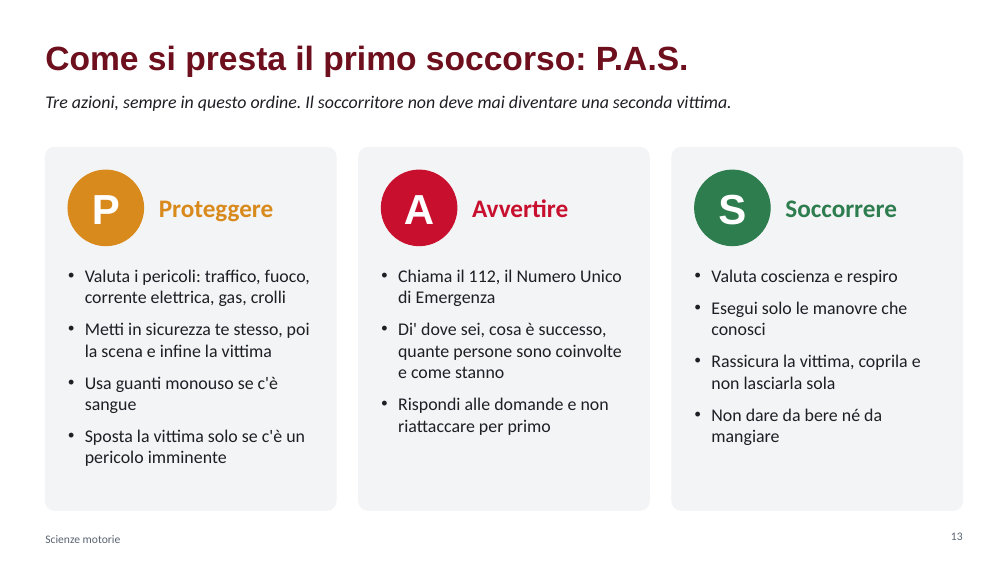
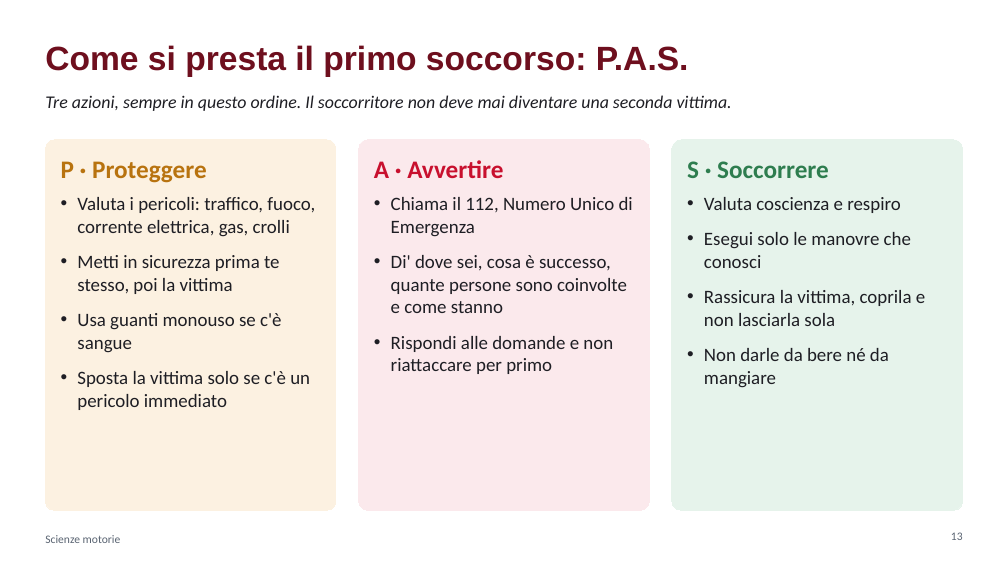
Before and after one commit to krazerrino/ginnastica, a slide deck: slide 13 of Cuore_respiro_e_primo_soccorso.pptx. Drawn at 1008x567 pixels with LibreOffice and Linux fonts; fonts in the diff are those of the drawing. Boxes give left, top, right and bottom in pixels: in the first picture for what was removed or moved away, otherwise in the second. Text is boxed around its words. In the diff, an @@ line names an element or a change of style, - is before the commit and + after.

```diff
--- a/Cuore_respiro_e_primo_soccorso.pptx
+++ b/Cuore_respiro_e_primo_soccorso.pptx
@@ rounded rectangle "P · Proteggere": place and size @@
-rounded rectangle "P · Proteggere" at (45, 147, 336, 510)
+rounded rectangle "P · Proteggere" at (45, 140, 336, 510)
@@ rounded rectangle "P · Proteggere" at (45, 140, 336, 510): fill #F3F4F6 to #FCF1E1; outline #F3F4F6 1 pt to #FCF1E1 0.75 pt @@
@@ rounded rectangle "A · Avvertire": place and size @@
-rounded rectangle "A · Avvertire" at (398, 269, 622, 435)
+rounded rectangle "A · Avvertire" at (358, 140, 649, 510)
@@ rounded rectangle "A · Avvertire" at (358, 140, 649, 510): fill none to #FBE9EC; outline none to #FBE9EC 0.75 pt @@
@@ rounded rectangle removed at (358, 147, 649, 510) @@
@@ rounded rectangle "S · Soccorrere": place and size @@
-rounded rectangle "S · Soccorrere" at (711, 269, 921, 445)
+rounded rectangle "S · Soccorrere" at (672, 140, 963, 510)
@@ rounded rectangle "S · Soccorrere" at (672, 140, 963, 510): fill none to #E6F3EB; outline none to #E6F3EB 0.75 pt @@
@@ rounded rectangle removed at (672, 147, 963, 510) @@
@@ text in rounded rectangle at (61, 161, 315, 410): text added @@
+P · Proteggere
+• Valuta i pericoli: traffico, fuoco, corrente elettrica, gas, crolli
+• Metti in sicurezza prima te stesso, poi la vittima
+• Usa guanti monouso se c'è sangue
+• Sposta la vittima solo se c'è un pericolo immediato
@@ ellipse removed at (68, 170, 144, 246) @@
@@ text in rounded rectangle at (374, 160, 633, 237): text changed; size 17 to 18 pt @@
-• Chiama il 112, il Numero Unico di Emergenza
+A · Avvertire
+• Chiama il 112, Numero Unico di Emergenza
@@ ellipse removed at (381, 170, 457, 246) @@
@@ text in rounded rectangle at (687, 161, 829, 178): paragraph added @@
+S · Soccorrere
@@ ellipse removed at (695, 170, 771, 246) @@
@@ text removed at (92, 195, 120, 224) @@
-P
@@ text removed at (159, 200, 274, 222) @@
-Proteggere
@@ text removed at (404, 195, 434, 224) @@
-A
@@ text removed at (472, 199, 568, 217) @@
-Avvertire
@@ text in rounded rectangle at (704, 197, 925, 326): size 17 to 18 pt in "Valuta coscienza e respiro", "Esegui solo le manovre che conosci", "Rassicura la vittima, coprila e non lasciarla ..."; more space between paragraphs @@
@@ text removed at (718, 194, 746, 225) @@
-S
@@ text removed at (785, 200, 897, 217) @@
-Soccorrere
@@ text removed at (85, 269, 310, 466) @@
-• Valuta i pericoli: traffico, fuoco, corrente elettrica, gas, crolli
-• Metti in sicurezza te stesso, poi la scena e infine la vittima
-• Usa guanti monouso se c'è sangue
-• Sposta la vittima solo se c'è un pericolo imminente
@@ text in rounded rectangle at (391, 255, 627, 374): size 17 to 18 pt in "Di' dove sei, cosa è successo, quante ...", "Rispondi alle domande e non riattaccare per ..."; more space between paragraphs @@
@@ text in rounded rectangle at (704, 348, 889, 388): text changed; size 17 to 18 pt @@
-• Non dare da bere né da mangiare
+• Non darle da bere né da mangiare
```
Also in this commit, not shown: 36 other slides changed, 1 other file.
